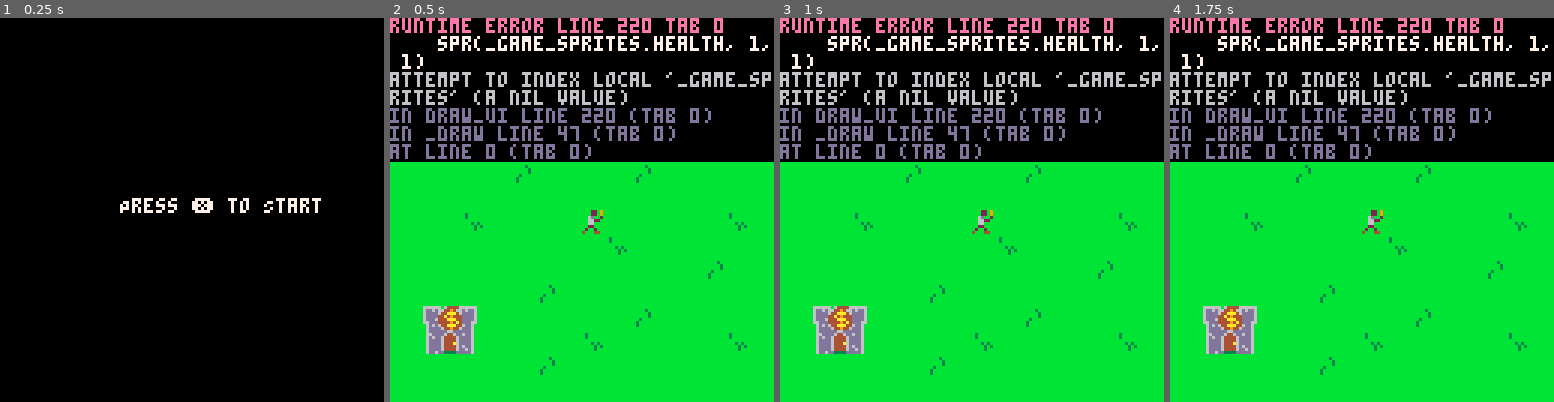
Above: before the commit, frames 1-4 (left to right).
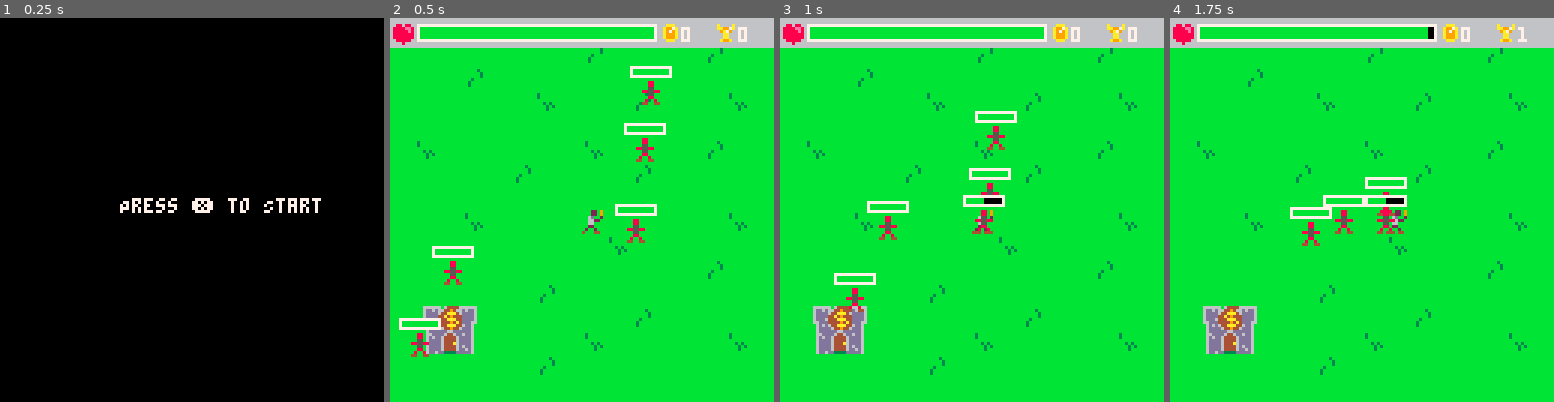
Above: after the commit, the same moments.

Repository: PancakedRivet/last-minute-hero
Game: PICO-8 cartridge last-minute-hero.p8
Same seed, same stepped clock (60 frames per second), same inputs: the game is played once before the commit and once after it.
Inputs:
- Up to frame 1 (0.25 s): no input
- Up to frame 2 (0.5 s): tap X (X key) at 0.33 s
- Up to frame 3 (1 s): no input
- Up to frame 4 (1.75 s): tap X (X key) at 1.07 s; hold Right from 1.6 s (still down)

Frame 1 is identical in both runs. In frame 2, 38% of the frame differs, in the area x 0-100%, y 0-89%; in frame 3, 39%; in frame 4, 39%, in the area x 0-100%, y 0-60%.
Error before the commit: runtime error line 220 tab 0; spr(_game_sprites.health, 1, 1); attempt to index local '_game_sprites' (a nil value)

Commit message:
More code splitting

Diff:
--- a/last-minute-hero.p8
+++ b/last-minute-hero.p8
@@ -6,6 +6,10 @@
 #include ./scripts/game.lua
 #include ./scripts/player.lua
 #include ./scripts/ui.lua
+
+#include ./scripts/states/game_over.lua
+#include ./scripts/states/new_game.lua
+#include ./scripts/states/playing.lua
 __gfx__
 000000000002209000000000000000006b644446ddd66dddddd66dddbbbb6dddddd6bbbbbbbbbbbbbbbbbbbbbbbbbbbb00000000000000000000000000000000
 00000000000220900880880000aaa00066449466dd6446dddd6006ddbbbb66dd6dd6bbbbbbbbb3bbbbbbbbbbb3bbbbbb00000000000000000000000000000000
--- a/main.lua
+++ b/main.lua
@@ -1,5 +1,5 @@
+-- Core initialization code here
 function _init()
-    -- Initialization code here
     game_state = game_states.new_game
     game_duration_max_secs = 60
     game_tick = 0
@@ -9,49 +9,29 @@
     coins = {}
 end
 
+-- Core update logic here
 function _update()
-    -- Update logic here
-    if game_state == game_states.new_game or game_state == game_states.game_over then
-        if btnp(❎) then
-            new_game()
-        end
+    if game_state == game_states.new_game then
+        update_new_game()
+    end
+    if game_state == game_states.game_over then
+        update_game_over()
     end
     if game_state == game_states.playing then
-        game_tick += 1
-        if game_tick % game_fps == 0 then
-            player.score += 1
-            timer_health_tick(player, game_duration_max_secs)
-        end
-        if player.health <= 0 then
-            game_state = game_states.game_over
-        end
-        update_position(player)
-        update_enemies()
-        update_attack(player)
+        update_playing()
     end
 end
 
+-- Core draw logic here
 function _draw()
     cls()
     if game_state == game_states.new_game then
-        print("Press ❎ to Start", 40, 60, 7)
-        return
+        draw_new_game()
     end
     if game_state == game_states.game_over then
-        print("Game Over!", 50, 60, 8)
-        return
+        draw_game_over()
     end
     if game_state == game_states.playing then
-        map()
-        draw_player(player)
-        draw_ui(player)
-        -- Draw enemies
-        for enemy in all(enemies) do
-            draw_status_bar(enemy.health, enemy.max_health, enemy.x - 3, enemy.y - 5, 11, 1)
-            spr(game_sprites.enemy, enemy.x, enemy.y)
-        end
-        for coin in all(coins) do
-            spr(coin.sp, coin.x, coin.y)
-        end
+        draw_playing()
     end
 end
--- a/scripts/enemy.lua
+++ b/scripts/enemy.lua
@@ -33,3 +33,11 @@
     }
     return enemy
 end
+
+-- Draw enemies
+function draw_enemies(_enemies)
+    for enemy in all(_enemies) do
+        draw_status_bar(enemy.health, enemy.max_health, enemy.x - 3, enemy.y - 5, 11, 1)
+        spr(game_sprites.enemy, enemy.x, enemy.y)
+    end
+end
--- /dev/null
+++ b/scripts/states/game_over.lua
@@ -0,0 +1,10 @@
+function update_game_over()
+    if btnp(❎) then
+        new_game()
+    end
+end
+
+function draw_game_over()
+    print("Game Over!", 50, 60, 8)
+    print("Press ❎ to Start a new game", 40, 70, 7)
+end
--- /dev/null
+++ b/scripts/states/new_game.lua
@@ -0,0 +1,9 @@
+function update_new_game()
+    if btnp(❎) then
+        new_game()
+    end
+end
+
+function draw_new_game()
+    print("Press ❎ to Start", 40, 60, 7)
+end
--- /dev/null
+++ b/scripts/states/playing.lua
@@ -0,0 +1,25 @@
+function update_playing()
+    -- Update logic here
+    game_tick += 1
+    if game_tick % game_fps == 0 then
+        player.score += 1
+        timer_health_tick(player, game_duration_max_secs)
+    end
+    if player.health <= 0 then
+        game_state = game_states.game_over
+    end
+    update_position(player)
+    update_enemies()
+    update_attack(player)
+end
+
+function draw_playing()
+    cls()
+    map()
+    draw_player(player)
+    draw_ui(player)
+    draw_enemies(enemies)
+    for coin in all(coins) do
+        spr(coin.sp, coin.x, coin.y)
+    end
+end
--- a/scripts/ui.lua
+++ b/scripts/ui.lua
@@ -1,15 +1,15 @@
 -- The main UI with health, coins and score
-function draw_ui(_player, _game_sprites)
+function draw_ui(_player)
     -- UI Background
     rectfill(0, 0, 128, 9, 6)
     -- Health Bar UI
     draw_status_bar(_player.health, _player.max_health, 9, 2, 77, 3)
-    spr(_game_sprites.health, 1, 1)
+    spr(game_sprites.health, 1, 1)
     -- Coin UI
-    spr(_game_sprites.coin, 90, 1)
+    spr(game_sprites.coin, 90, 1)
     print(_player.coins, 97, 3, 7)
     -- Score UI
-    spr(_game_sprites.score, 108, 1)
+    spr(game_sprites.score, 108, 1)
     print(_player.score, 116, 3, 7)
 end
 
